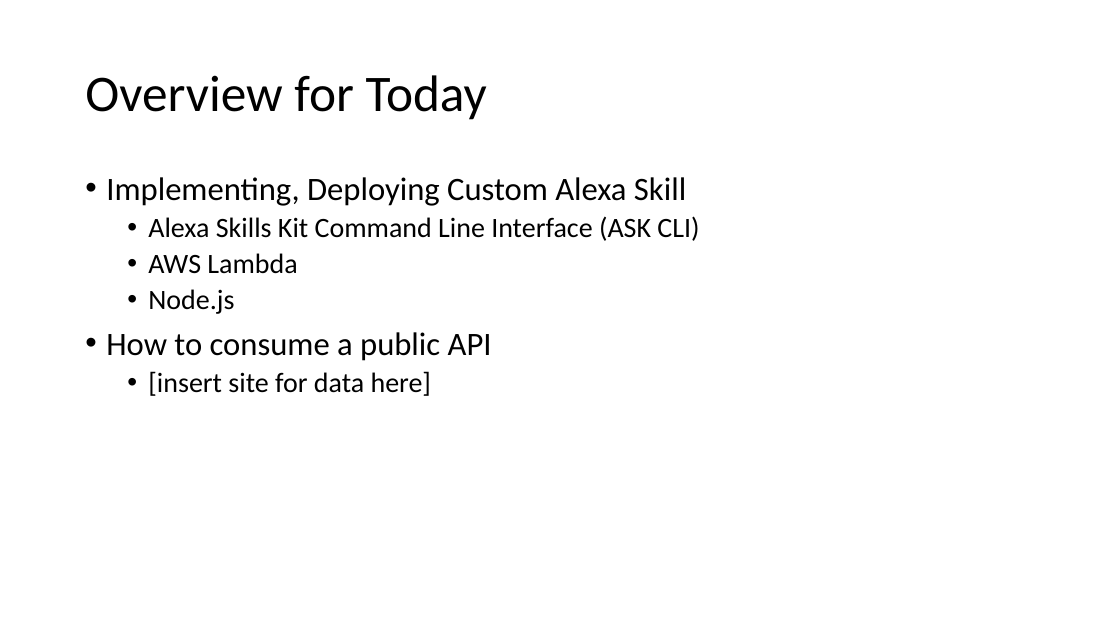
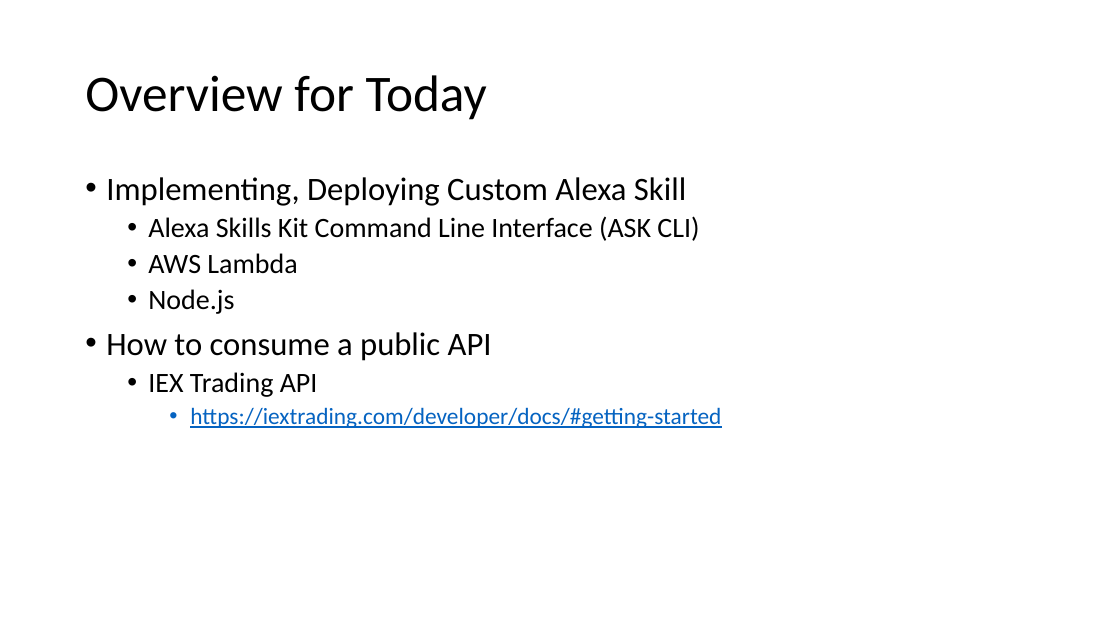
Before and after one commit to haydenwade/speaking-st-cloud-alexa-nodejs-public-apis, a slide deck: slide 3 of Building An Custom.pptx (slide 2 before the commit). Drawn at 1120x630 pixels with LibreOffice and Linux fonts; fonts in the diff are those of the drawing. Boxes give left, top, right and bottom in pixels: in the first picture for what was removed or moved away, otherwise in the second. Text is boxed around its words. In the diff, an @@ line names an element or a change of style, - is before the commit and + after.

```diff
--- a/Building An Custom.pptx
+++ b/Building An Custom.pptx
@@ text at (x1=148, y1=372, x2=721, y2=428): text changed; size 24 to 20 pt; text colour #000000 to #0563C1 @@
-  • [insert site for data here]
+  • IEX Trading API
+    • https://iextrading.com/developer/docs/#getting-started
```
Also in this commit, not shown: 1 other slide changed, 1 slide added, 6 other files.
